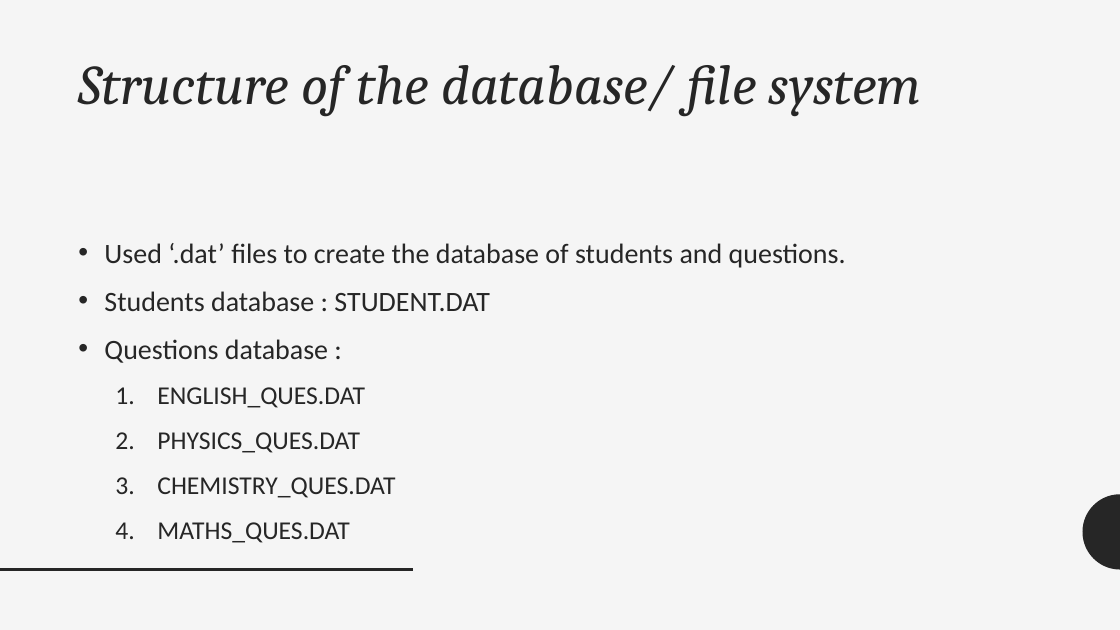
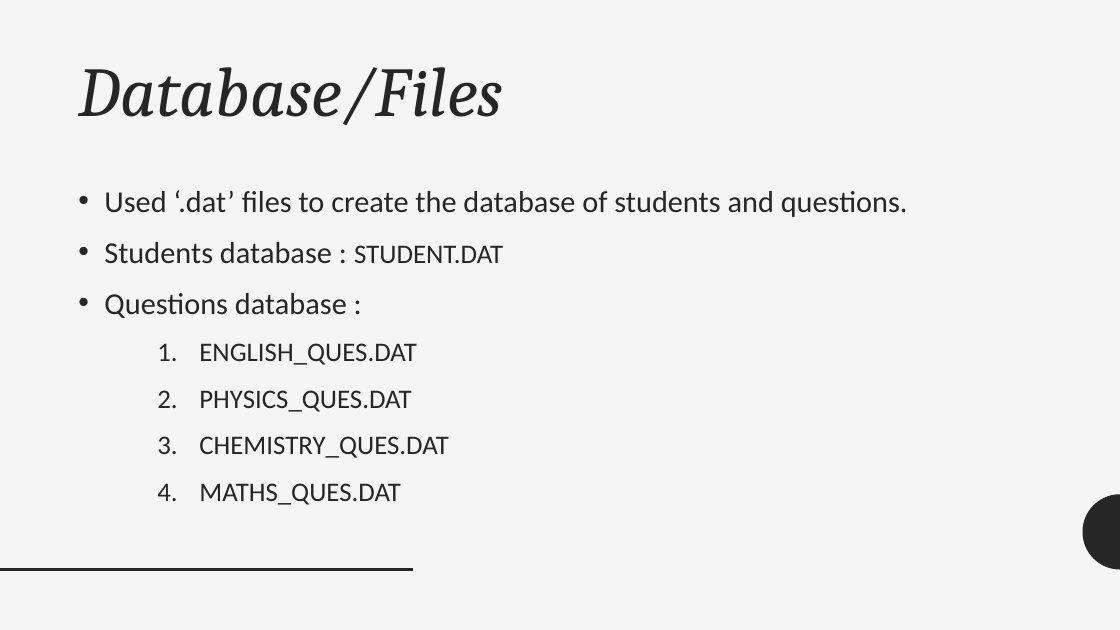
Before and after one commit to saksham2410/CS223_Apr18_09, a slide deck: slide 4 of presentation.pptx. Drawn at 1120x630 pixels with LibreOffice and Linux fonts; fonts in the diff are those of the drawing. Boxes give left, top, right and bottom in pixels: in the first picture for what was removed or moved away, otherwise in the second. Text is boxed around its words. In the diff, an @@ line names an element or a change of style, - is before the commit and + after.

```diff
--- a/presentation.pptx
+++ b/presentation.pptx
@@ title at box(78, 67, 503, 125): text changed; size 48 to 60 pt @@
-Structure of the database/ file system
+Database/Files
@@ text "Used ‘.dat’ files to create ...": place and size @@
-text "Used ‘.dat’ files to create ..." at box(104, 243, 846, 543)
+text "Used ‘.dat’ files to create ..." at box(104, 190, 908, 505)
@@ text "Used ‘.dat’ files to create ..." at box(104, 190, 908, 505): size 24 to 26 pt in "Used ‘.dat’ files to create the database ...", "Students database :", "Questions database :"; size 24 to 23 pt in "STUDENT.DAT"; size 22 to 23 pt in "ENGLISH_QUES.DAT", "PHYSICS_QUES.DAT", "CHEMISTRY_QUES.DAT", "MATHS_QUES.DAT"; list level 2 to 3 in "ENGLISH_QUES.DAT"; list level 2 to 3 in "PHYSICS_QUES.DAT"; list level 2 to 3 in "CHEMISTRY_QUES.DAT"; list level 2 to 3 in "MATHS_QUES.DAT" @@
```
Also in this commit, not shown: 8 other slides changed, 2 slides added, 1 slide removed, 11 other files.
